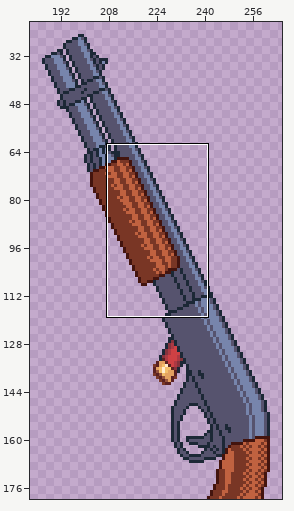
Sprite sheet: textures/rem870_reload3.png. Above, an overview of the earlier version with the close-up marked.
Close-up. First the earlier version:
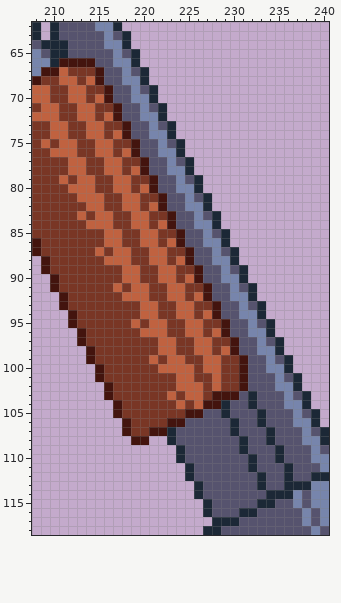
The file is 320x180 pixels. Pixels under 10% opacity are left out. Colours within 5 levels of each other are drawn and written as one. Shown: x 208..240, y 62..118. The wide view leaves out empty margins.
Once edited:
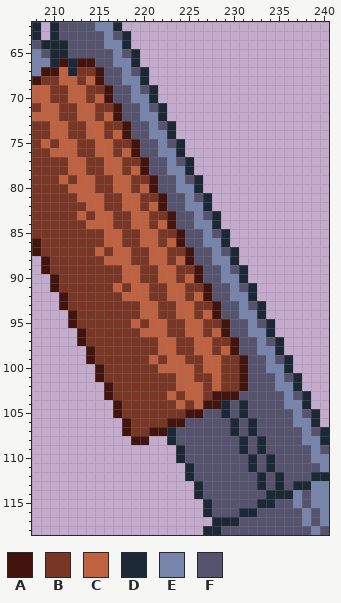
Palette (. is transparent): A #43140e  B #793625  C #c06240  D #1c2836  E #7785ac  F #56536e
From the commit log: further rem870 visual inconsistency fixes haha I don't know why I never measured the barrels <_<
Change:
The author changed colour A to colour D in row 66 at x 212.
The author changed colour B to colour D in row 67 at x 212.
The author changed colour F to colour D in rows 104 to 105 at x 231; in rows 106 to 107 at x 232; in rows 108 to 109 at x 233; in rows 110 to 111 at x 234; in rows 112 to 113 at x 235.
The author changed colour D to colour F in rows 103 to 104 at x 232; in rows 105 to 106 at x 233; in rows 107 to 108 at x 234; in rows 109 to 110 at x 235; in rows 111 to 113 at x 236.
Where, in picture pixels (left, top, right, bottom), the same in both close-ups:
changed: (68, 58, 77, 76)
changed: (239, 391, 293, 490)
